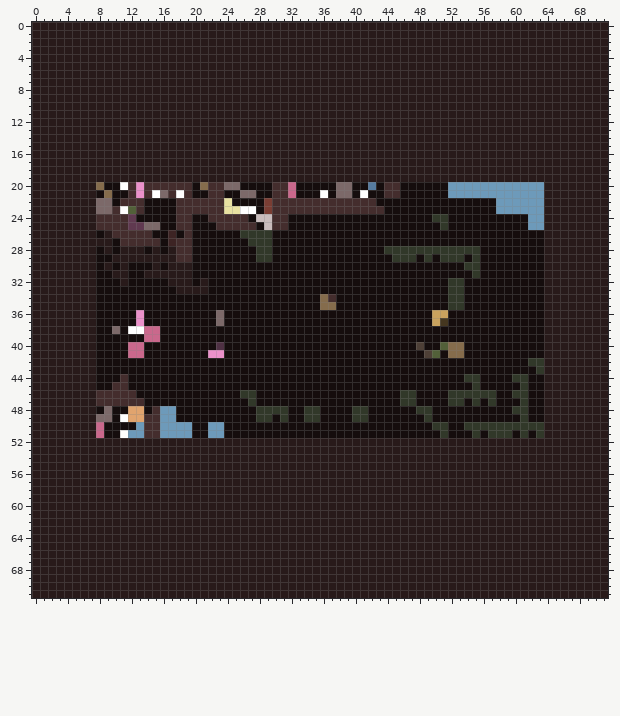
A sprite sheet gets an edit: 020level.png. The picture above is the old version.
The file is 72x72 pixels.
New version:
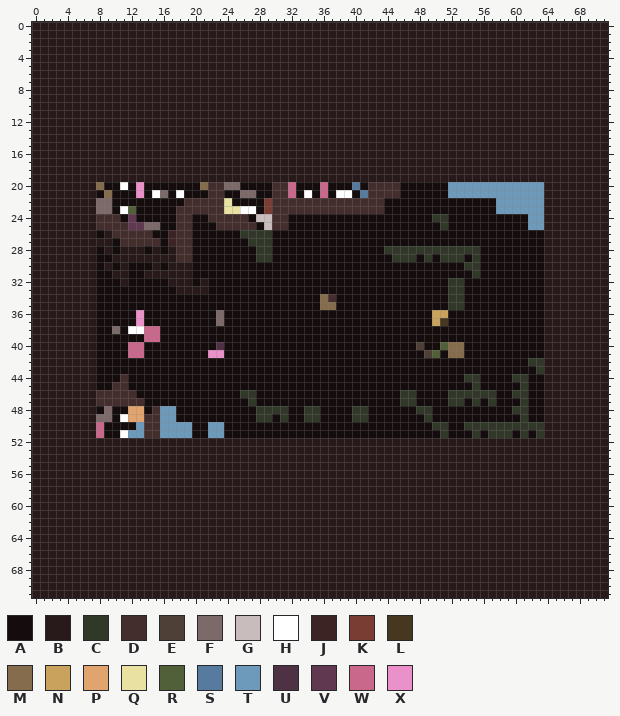
Palette (. is transparent): A #150d0d  B #281a1a  C #313829  D #442d2d  E #4e4037  F #7c6969  G #c9bcbc  H #ffffff  J #3d2424  K #7a3d33  L #453720  M #856c4c  N #c9a25e  P #e1a46e  Q #e8e1a1  R #526039  S #567b9f  T #6d9aba  U #4f3144  V #603950  W #ca688c  X #eb91ca
Changes in this commit:
@@ x 8..45 @@
 19 BBBBBBBBBBBBBBBBBBBBBBBBBBBBBBBBBBBBBB
-20 MAAHDXDDDDDDAMDDFFAAAADDWAAAAAFFAASADD
-21 AMAADXDHFDHDAADDAAFFAADDWAAAHAFFAHAADD
-22 FFADDDAAAADDDDDDQAAAAKDDDDDDDDDDDDDAAA
-23 FFDHRDAAAADDDDDDQQHHAKDDDDDDDDDDDDDDAA
-24 DDDDVAAAAADDAADDDDDAGGDDAAAAAAAAAAAAAA
+20 MAAHAXAAAAAAAMDDFFAAAADDWAAAWAAASADDDD
+21 AMAAAXAHFAHAAADDAAFFAADDWAHAWAHHASDDDD
+22 FFAAAAAAAAADDDDDQAAAAKDDDDDDDDDDDDDDAA
+23 FFAHRAAAAADDDDDDQQHHAKDDDDDDDDDDDDDDAA
+24 DDDAVAAAAADDAADDDDDAGGDDAAAAAAAAAAAAAA
 25 DDDDVVFFAADDAAADDDDDAGDDAAAAAAAAAAAAAA
-26 ABDDDDDAAJADAAAAAACCCCAAAAAAAAAAAAAAAA
+26 ABDDDDDAAJDDAAAAAACCCCAAAAAAAAAAAAAAAA
 27 BBADDDDDAJDDAAAAAAACCCAAAAAAAAAAAAAAAA
Where, in picture pixels (left, top, right, bottom), the same in both pictures:
changed: (112, 182, 192, 238)
changed: (304, 182, 384, 206)
